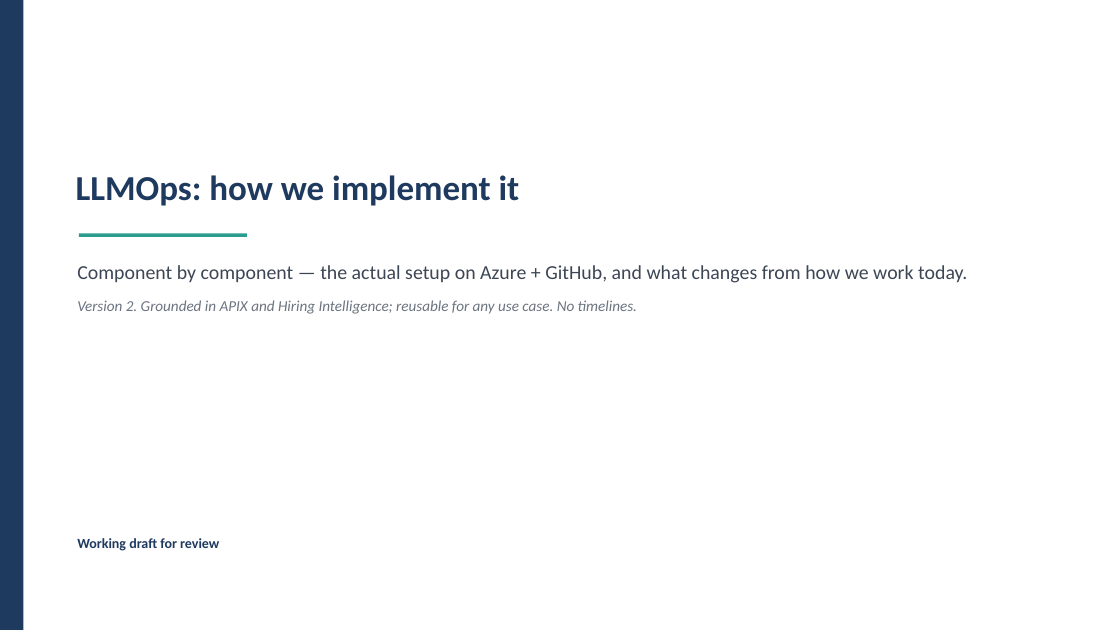
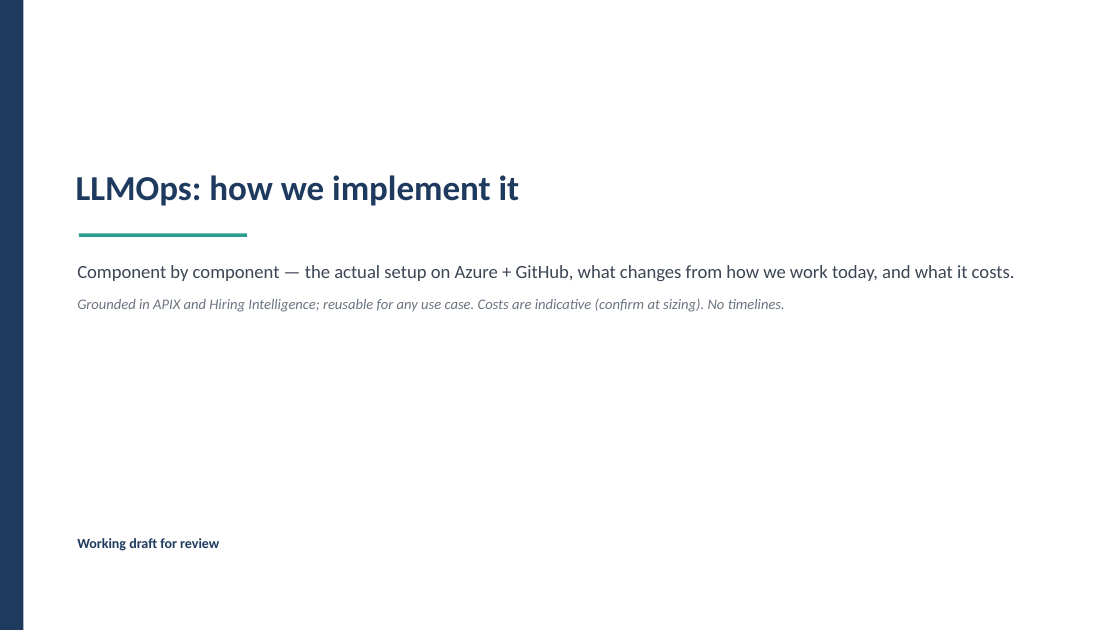
Before and after one commit to shyamanugu/LLMOps, a slide deck: slide 1 of 5thAug/v2/presentation/LLMOps-Implementation-v2.pptx. Drawn at 1120x630 pixels with LibreOffice and Linux fonts; fonts in the diff are those of the drawing. Boxes give left, top, right and bottom in pixels: in the first picture for what was removed or moved away, otherwise in the second. Text is boxed around its words. In the diff, an @@ line names an element or a change of style, - is before the commit and + after.

```diff
--- a/5thAug/v2/presentation/LLMOps-Implementation-v2.pptx
+++ b/5thAug/v2/presentation/LLMOps-Implementation-v2.pptx
@@ text at <box>77,265,1015,312</box>: text changed; size 17 to 12.5 pt; text colour #3C4654 to #6B7480; italic on @@
-Component by component — the actual setup on Azure + GitHub, and what changes from how we work today.
-Version 2. Grounded in APIX and Hiring Intelligence; reusable for any use case. No timelines.
+Component by component — the actual setup on Azure + GitHub, what changes from how we work today, and what it costs.
+Grounded in APIX and Hiring Intelligence; reusable for any use case. Costs are indicative (confirm at sizing). No timelines.
```
Also in this commit, not shown: 6 other slides changed, 17 slides added, 14 slides removed, 12 other files.
